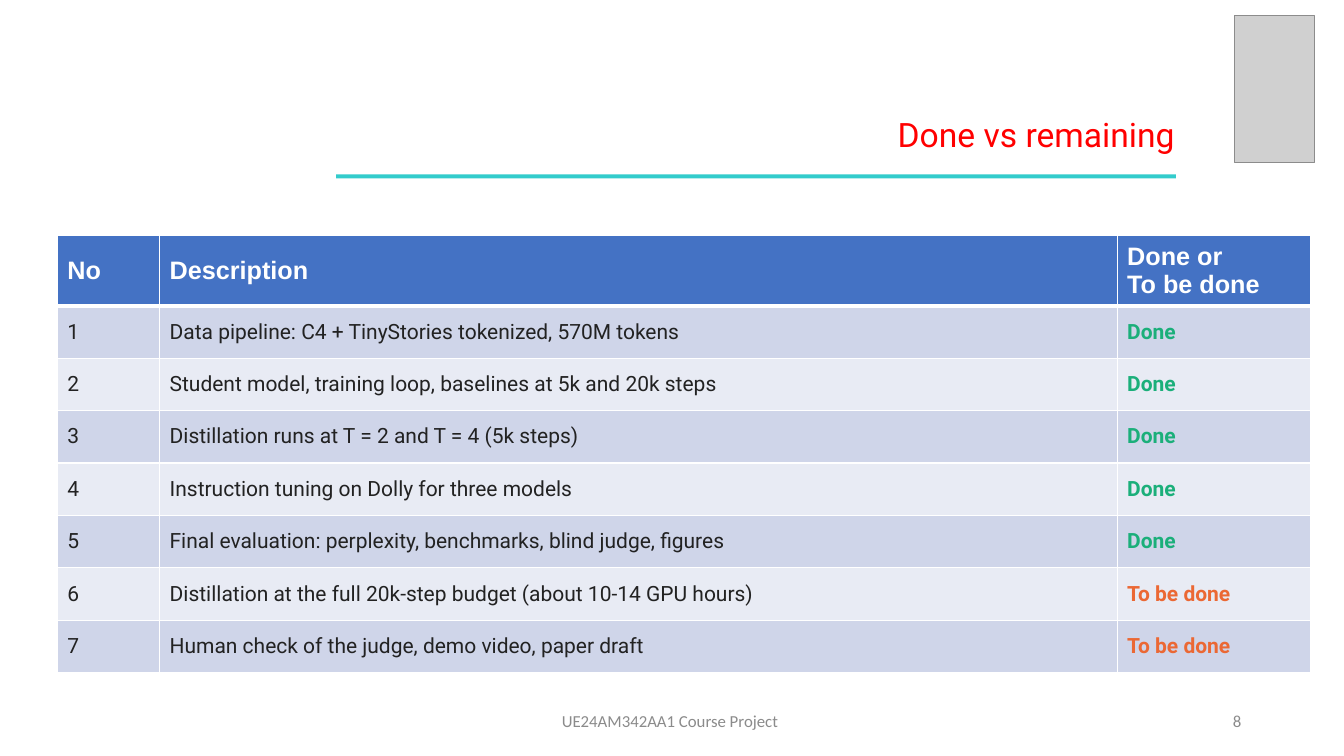
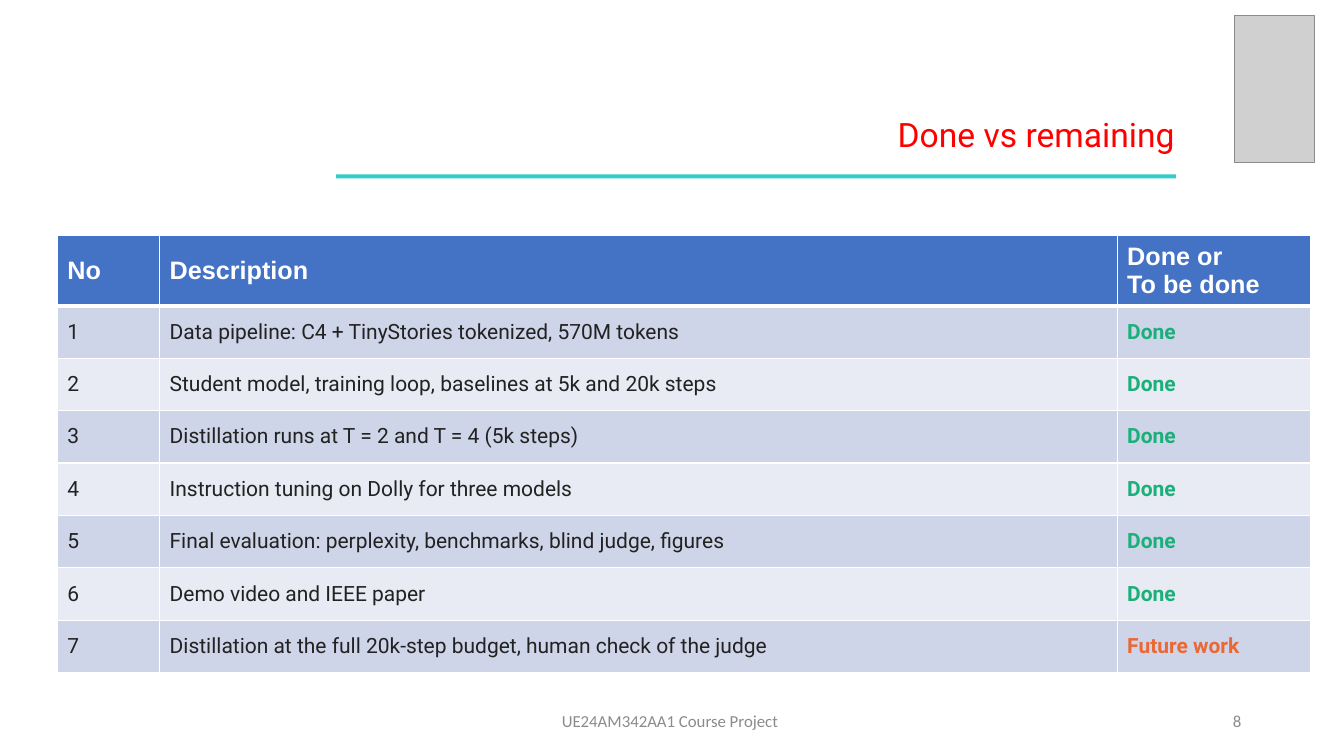
Before and after one commit to sunidhishekar-create/tensorix-kd-slm, a slide deck: slide 8 of slides/TENSORIX_final.pptx. Drawn at 1344x756 pixels with LibreOffice and Linux fonts; fonts in the diff are those of the drawing; grey boxes stand for pictures. Boxes give left, top, right and bottom in pixels: in the first picture for what was removed or moved away, otherwise in the second. Text is boxed around its words. In the diff, an @@ line names an element or a change of style, - is before the commit and + after.

```diff
--- a/slides/TENSORIX_final.pptx
+++ b/slides/TENSORIX_final.pptx
@@ table at bbox=[57, 235, 1311, 662] @@
-row 7, column 2: Distillation at the full 20k-step budget (about 10-14 GPU hours)
+row 7, column 2: Demo video and IEEE paper
-row 7, column 3: To be done
+row 7, column 3: Done
-row 8, column 2: Human check of the judge, demo video, paper draft
+row 8, column 2: Distillation at the full 20k-step budget, human check of the judge
-row 8, column 3: To be done
+row 8, column 3: Future work
```
Also in this commit, not shown: 1 other slide changed.
